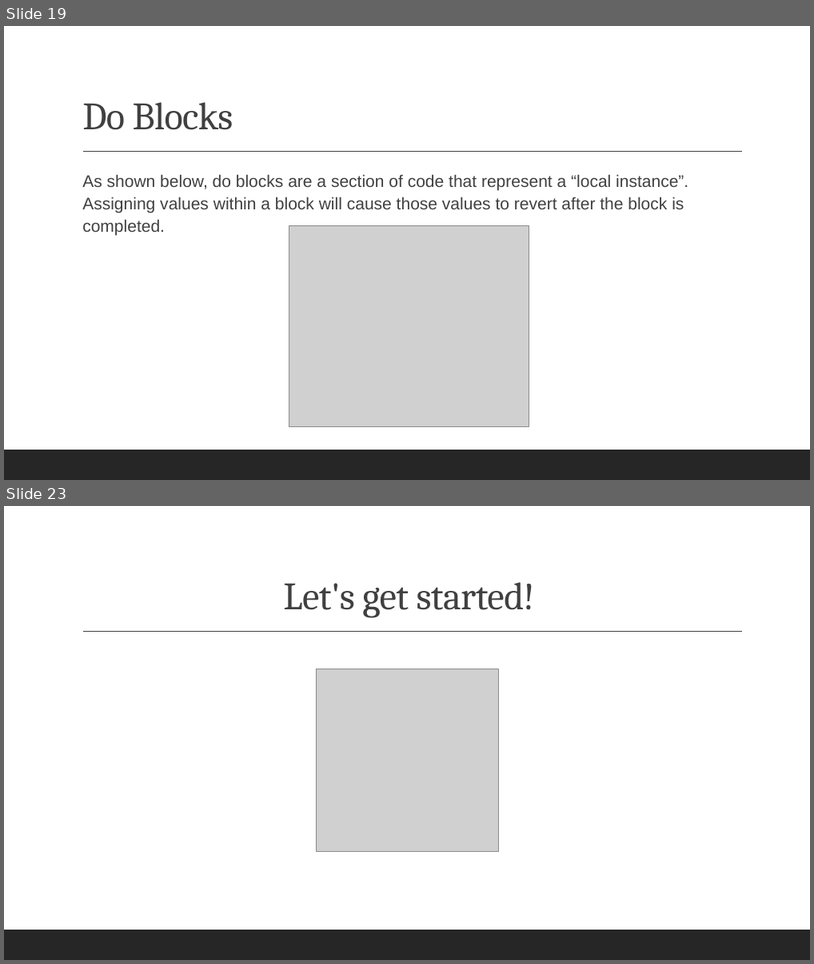
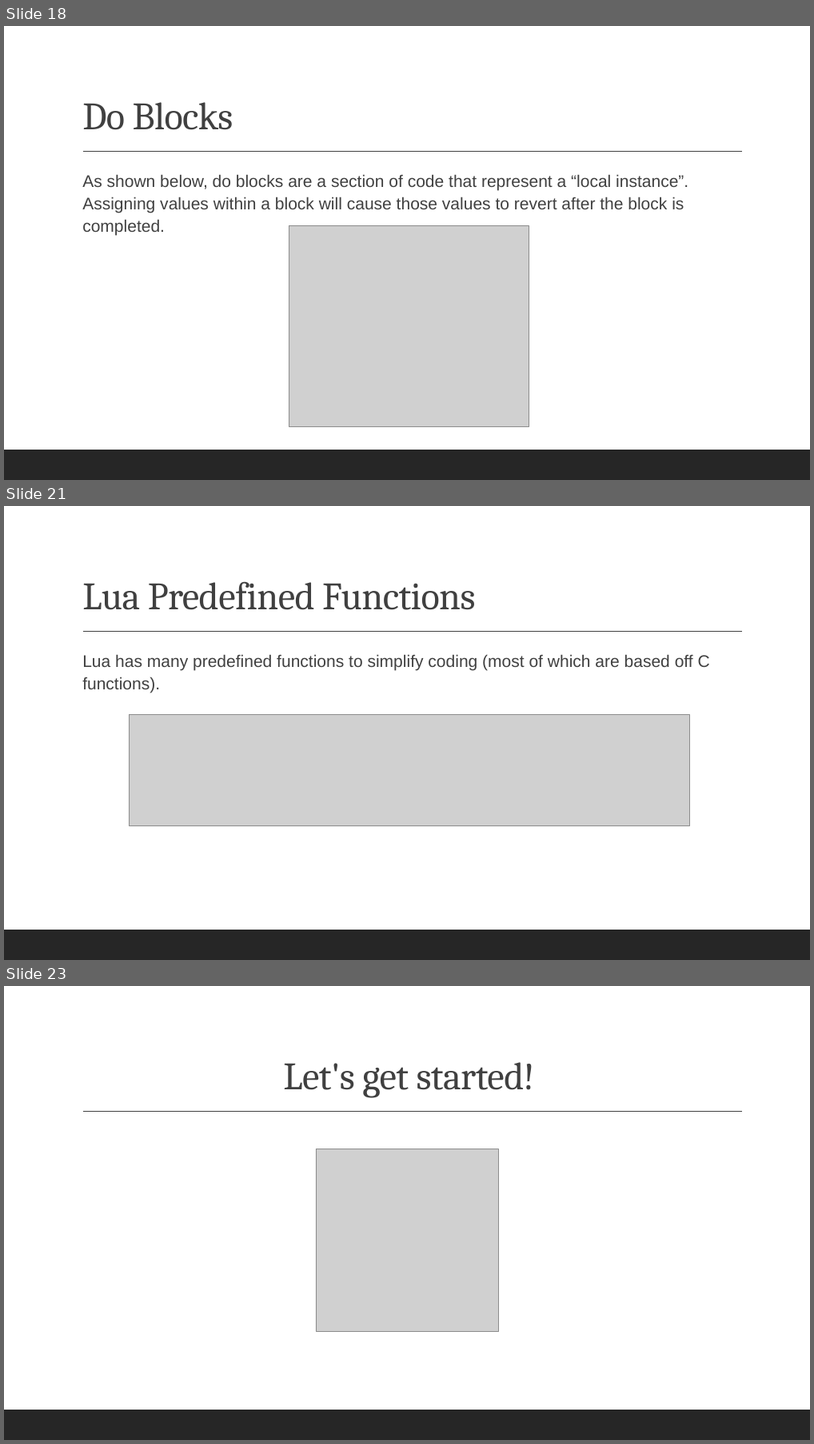
Before and after one commit to ethan-reinsborough/advweb-lua-project, a slide deck: Lua Presentation.pptx. Shown one above the other, each under a label of ours: slides 19 and 23 before the commit, slides 18, 21 and 23 after it; the slides between them are not shown. The pictures are 814x964 and 814x1444 pixels, drawn with LibreOffice and Linux fonts; fonts in the diff are those of the drawing; grey boxes stand for pictures. Boxes give left, top, right and bottom in pixels: in the first picture for what was removed or moved away, otherwise in the second. Text is boxed around its words. In the diff, an @@ line names an element or a change of style, - is before the commit and + after.

```diff
--- a/Lua Presentation.pptx
+++ b/Lua Presentation.pptx
@@ slide 21 added at [4, 506, 810, 960], background #FFFFFF; not listed: 2 template elements that a slide beside it also shows @@
@@ title added at [82, 581, 475, 610], 46 pt, text #404040 @@
+Lua Predefined Functions
@@ text added at [82, 654, 710, 692], 20 pt, text #404040 @@
+  Lua has many predefined functions to simplify coding (most of which are based off C functions).
@@ picture added at [129, 715, 690, 825] @@
@@ what was slide 19 is now slide 18 @@
```
Also in this commit, not shown: 2 slides changed, 4 other slides added, 4 slides removed.
